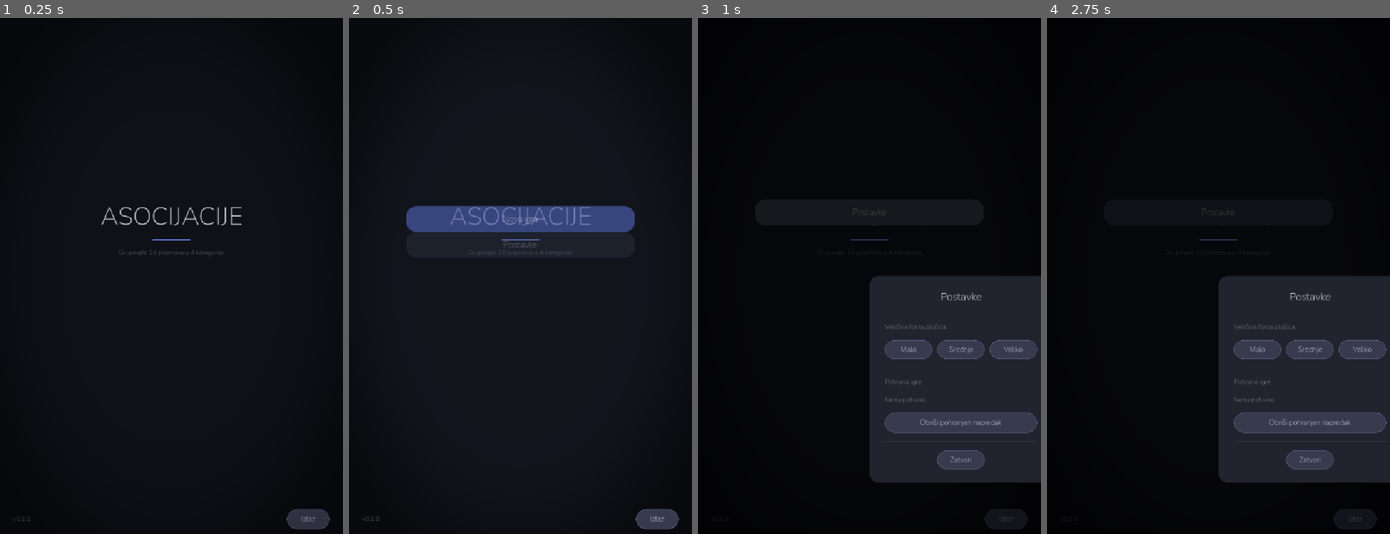
Above: before the commit, frames 1-4 (left to right).
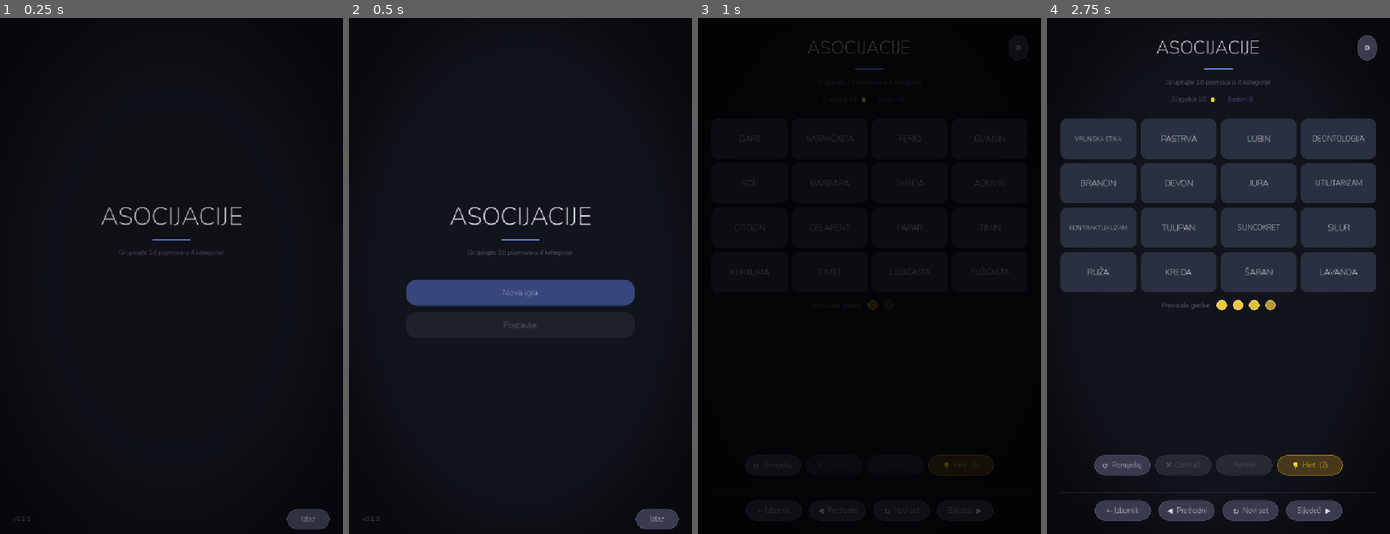
Above: after the commit, the same moments.

Repository: DenisLopata/asocijacije-hr
Game: Godot game, scene res://scenes/main_menu.tscn
Same seed, same stepped clock (60 frames per second), same inputs: the game is played once before the commit and once after it.
Inputs (mouse positions are in pixels of both pictures, inside the frame that each line leads up to):
- Up to frame 1 (0.25 s): no input
- Up to frame 2 (0.5 s): no input
- Up to frame 3 (1 s): click "Nova igra" at 0.5 s
- Up to frame 4 (2.75 s): click (1122, 508) at 1.25 s, where only the run after the commit has a clickable "← Izbornik"; click "Nova igra" at 2 s

Frame 1 is identical in both runs. In frame 2, 6.9% of the frame differs, in the area x 16-84%, y 36-61%; in frame 3, 21%; in frame 4, 38%, in the area x 3-100%, y 3-99%.

Commit message:
Fix main menu button stagger animation collapsing layout
Replace position.y tween (fights VBoxContainer layout) with
modulate + scale tween — layout-safe, same visual feel.

Co-Authored-By: Claude Sonnet 4.6 <noreply@anthropic.com>

Diff:
--- a/scenes/main_menu.gd
+++ b/scenes/main_menu.gd
@@ -162,14 +162,14 @@
 		btn.pressed.connect(info["action"])
 		parent.add_child(btn)
 		_build_spacer(parent, 14)
-		# Stagger-in on ready
+		# Stagger-in: fade + scale only — no position tweak inside VBox (#layout-safe)
 		btn.modulate = Color(1, 1, 1, 0)
-		btn.position.y += 18
+		btn.scale    = Vector2(0.96, 0.96)
 		var delay: float = i * ANIM_BTN_STAGGER + ANIM_FADE_IN
 		var t: Tween = create_tween().set_parallel(true)
 		t.tween_property(btn, "modulate", Color.WHITE, 0.28).set_delay(delay)
-		t.tween_property(btn, "position:y", 0.0, 0.28) \
-			.set_delay(delay).set_trans(Tween.TRANS_QUAD).set_ease(Tween.EASE_OUT)
+		t.tween_property(btn, "scale", Vector2.ONE, 0.28) \
+			.set_delay(delay).set_trans(Tween.TRANS_BACK).set_ease(Tween.EASE_OUT)
 
 func _build_bottom_bar() -> void:
 	var bar: HBoxContainer = HBoxContainer.new()
